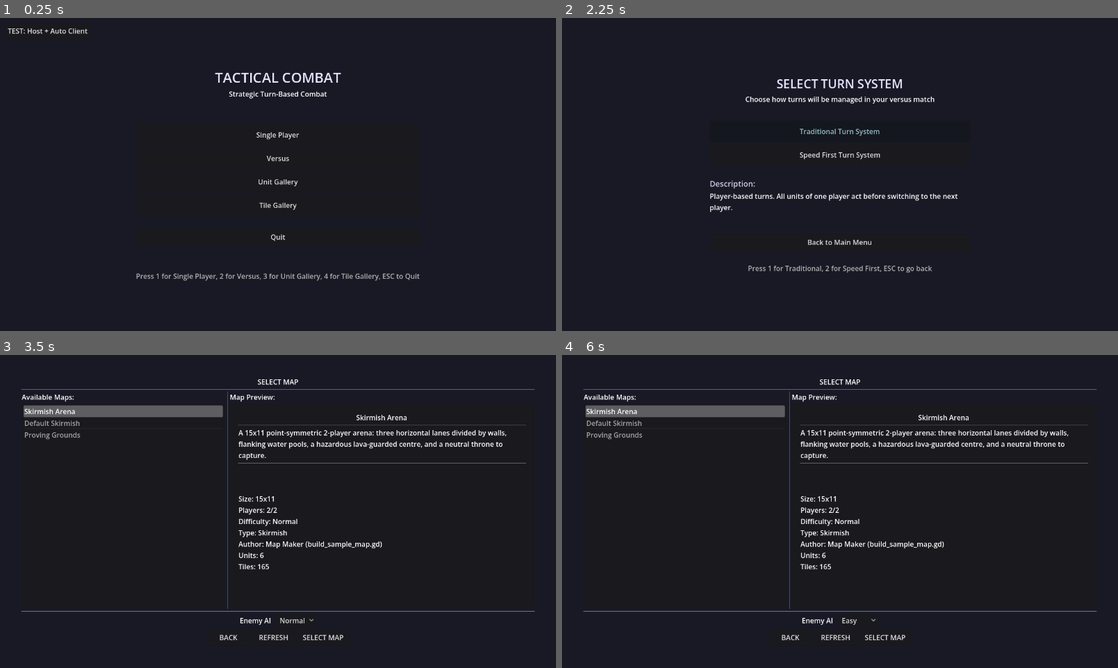
Above: before the commit, frames 1-4 (two rows, left to right).
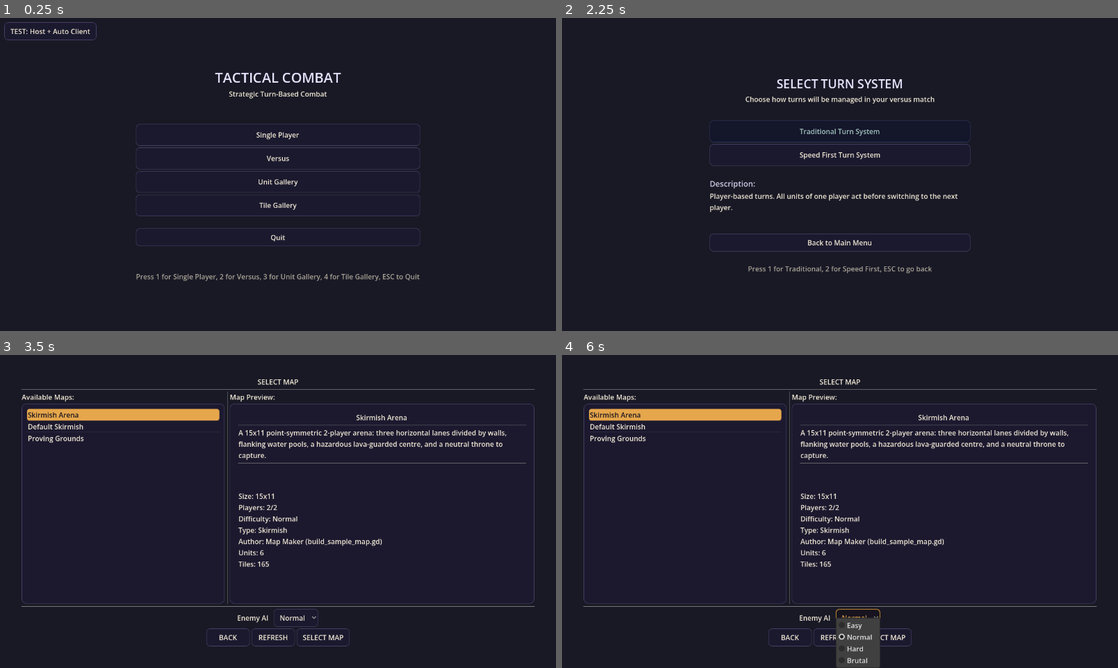
Above: after the commit, the same moments.

Repository: K-ennethA/Conquest
Game: Godot game, scene res://menus/MainMenu.tscn
The game is run twice, just before and just after one commit, with the same random seed, the same clock (stepped at 60 frames per second) and the same inputs.
Inputs:
- Up to frame 1 (0.25 s): no input
- Up to frame 2 (2.25 s): click "Single Player" at 0.5 s; click "Back to Main Menu" at 1.25 s; click "Single Player" at 2 s
- Up to frame 3 (3.5 s): click "Traditional Turn System" at 2.75 s
- Up to frame 4 (6 s): click "BACK" at 3.5 s; click "Speed First Turn System" at 4.25 s; click "Normal" at 5 s; click "Normal" at 5.75 s

The runs differ from the first frame. In frame 1, 1.9% of the frame differs, in the area x 0-76%, y 1-84%; in frame 2, 1.3%; in frame 3, 5.3%; in frame 4, 6.3%, in the area x 3-97%, y 7-100%.

Commit message:
UI restyle: uniform amber HUD buttons, theme the stray HUD panels + the menus
From the first on-device screenshots:

- HUD command buttons were a mix of hardcoded blue/red/grey styleboxes fighting
  the amber theme. ConquestTheme.apply_to() now also strips per-button colour
  styleboxes (normal/hover/pressed/disabled/focus), so every command button shares
  the one amber look.
- PlayerTurnPanel (the big blue "Player's Turn" box) and UnitInfoPanel live under
  the UI CanvasLayer, OUTSIDE GameUILayout, and are added at runtime -- so the
  one-shot restyle never reached them (hence the blue clash). Refactored the apply
  logic into ConquestTheme.apply_to(root) and had each of those panels theme
  ITSELF in _ready, which is timing- and location-independent. UILayoutManager now
  calls the same helper.
- Menus were unstyled dark with near-invisible buttons. Added MenuTheme -- a
  sleeker dark "Pokemon Legends" register (deep translucent panels, cream text,
  gold accent, styled ItemList/OptionButton/Buttons) -- and applied it to the main
  menu, turn-system select, and map select. Other menus can adopt it the same way.

Two-theme split now: amber ConquestTheme for the battle HUD, dark MenuTheme for
out-of-battle menus. Gate: import clean, boot clean, full suite 244 passing /
3 failing (only the pre-existing MP-lobby votes).

Co-Authored-By: Claude Opus 4.8 <noreply@anthropic.com>

Diff:
--- a/game/ui/layout/UILayoutManager.gd
+++ b/game/ui/layout/UILayoutManager.gd
@@ -44,20 +44,8 @@
 	is_layout_initialized = true
 
 func _apply_theme() -> void:
-	"""Apply ConquestTheme to this HUD, amber-ify all panel backgrounds, and clear
-	hardcoded font colours so text uses the theme's readable ink on the amber
-	ground (labels styled via a LabelSettings resource keep their own look)."""
-	theme = ConquestTheme.build()
-	_restyle_tree(self)
-
-func _restyle_tree(node: Node) -> void:
-	for child in node.get_children():
-		if child is Panel or child is PanelContainer:
-			ConquestTheme.style_panel_background(child)
-		# Drop baked-in white/grey font colours -> fall back to the theme ink.
-		if (child is Label or child is Button) and child.has_theme_color_override("font_color"):
-			child.remove_theme_color_override("font_color")
-		_restyle_tree(child)
+	"""Apply the amber ConquestTheme to this HUD subtree (panels, buttons, text)."""
+	ConquestTheme.apply_to(self)
 
 func _initialize_layout() -> void:
 	"""Initialize the layout system with proper sizing and constraints"""
--- a/game/ui/panels/PlayerTurnPanel.gd
+++ b/game/ui/panels/PlayerTurnPanel.gd
@@ -34,6 +34,10 @@
 		print("End Turn button connected")
 	else:
 		print("ERROR: End Turn button not found!")
+
+	# Match the amber HUD look (this panel lives outside GameUILayout, so it
+	# themes itself).
+	ConquestTheme.apply_to(self)
 
 	# Initial update
 	_update_display()
--- a/game/ui/panels/UnitInfoPanel.gd
+++ b/game/ui/panels/UnitInfoPanel.gd
@@ -35,6 +35,9 @@
 	GameEvents.unit_deselected.connect(_on_unit_deselected)
 	GameEvents.unit_hover_started.connect(_on_unit_hover_started)
 	GameEvents.unit_hover_ended.connect(_on_unit_hover_ended)
+
+	# Match the amber HUD look (lives outside GameUILayout, so themes itself).
+	ConquestTheme.apply_to(self)
 
 	# Hide panel initially
 	_hide_panel()
--- a/game/ui/theme/ConquestTheme.gd
+++ b/game/ui/theme/ConquestTheme.gd
@@ -151,6 +151,30 @@
 		node.add_theme_stylebox_override("panel", panel_box())
 
 
+## Apply the whole amber look to [param root] and its subtree: set the theme,
+## amber-ify every panel background, and strip baked-in font colours / per-button
+## colour styleboxes so everything shares the one look. Each HUD panel calls this
+## on itself in _ready, so it works no matter when/where the panel is added.
+static func apply_to(root: Control) -> void:
+	if root == null:
+		return
+	root.theme = build()
+	_restyle(root)
+
+
+static func _restyle(node: Node) -> void:
+	for child in node.get_children():
+		if child is Panel or child is PanelContainer:
+			style_panel_background(child)
+		if (child is Label or child is Button) and child.has_theme_color_override("font_color"):
+			child.remove_theme_color_override("font_color")
+		if child is Button or child is OptionButton:
+			for s in ["normal", "hover", "pressed", "disabled", "focus"]:
+				if child.has_theme_stylebox_override(s):
+					child.remove_theme_stylebox_override(s)
+		_restyle(child)
+
+
 ## Colour for a move/ability element tag; falls back to amber for unknowns.
 static func element_color(element: String) -> Color:
 	match element.to_lower():
--- /dev/null
+++ b/game/ui/theme/MenuTheme.gd
@@ -0,0 +1,96 @@
+class_name MenuTheme
+extends RefCounted
+
+## Theme for the out-of-battle menus (main menu, setup, map/roster select) in the
+## sleeker dark "Pokemon Legends" register: deep translucent panels, light cream
+## text, and a warm gold accent that ties back to the battle HUD ([ConquestTheme]).
+## Apply with [code]control.theme = MenuTheme.build()[/code] on a menu scene root.
+
+const DARK := Color("17141f")
+const PANEL := Color("1c1930")
+const PANEL_HI := Color("2a2542")
+const BORDER := Color("4a4368")
+const GOLD := Color("e6a64b")
+const GOLD_DK := Color("b27f2b")
+const CREAM := Color("f2ead6")
+const CREAM_DIM := Color("b7adc6")
+const INK := Color("17141f")
+
+
+static func _panel_box() -> StyleBoxFlat:
+	var sb := StyleBoxFlat.new()
+	sb.bg_color = PANEL
+	sb.bg_color.a = 0.94
+	sb.set_corner_radius_all(10)
+	sb.set_border_width_all(1)
+	sb.border_color = BORDER
+	sb.set_content_margin_all(12)
+	return sb
+
+
+static func _button_box(fill: Color, border: Color, border_w: int = 1) -> StyleBoxFlat:
+	var sb := StyleBoxFlat.new()
+	sb.bg_color = fill
+	sb.set_corner_radius_all(8)
+	sb.set_border_width_all(border_w)
+	sb.border_color = border
+	sb.content_margin_left = 14
+	sb.content_margin_right = 14
+	sb.content_margin_top = 9
+	sb.content_margin_bottom = 9
+	return sb
+
+
+static func _selected_box(fill: Color) -> StyleBoxFlat:
+	var sb := StyleBoxFlat.new()
+	sb.bg_color = fill
+	sb.set_corner_radius_all(6)
+	sb.content_margin_left = 8
+	sb.content_margin_right = 8
+	sb.content_margin_top = 4
+	sb.content_margin_bottom = 4
+	return sb
+
+
+static func build() -> Theme:
+	var t := Theme.new()
+
+	# Panels
+	t.set_stylebox("panel", "Panel", _panel_box())
+	t.set_stylebox("panel", "PanelContainer", _panel_box())
+
+	# Labels: light cream on the dark ground.
+	t.set_color("font_color", "Label", CREAM)
+
+	# Buttons: dark translucent, gold-edged on hover, gold text on hover/press.
+	t.set_stylebox("normal", "Button", _button_box(Color(PANEL.r, PANEL.g, PANEL.b, 0.85), BORDER))
+	t.set_stylebox("hover", "Button", _button_box(PANEL_HI, GOLD, 2))
+	t.set_stylebox("pressed", "Button", _button_box(DARK, GOLD_DK, 2))
+	t.set_stylebox("disabled", "Button", _button_box(Color(PANEL.r, PANEL.g, PANEL.b, 0.5), BORDER))
+	var focus := _button_box(Color(0, 0, 0, 0), GOLD, 2)
+	t.set_stylebox("focus", "Button", focus)
+	t.set_color("font_color", "Button", CREAM)
+	t.set_color("font_hover_color", "Button", GOLD)
+	t.set_color("font_pressed_color", "Button", GOLD)
+	t.set_color("font_disabled_color", "Button", CREAM_DIM)
+
+	# OptionButton mirrors Button.
+	t.set_stylebox("normal", "OptionButton", _button_box(Color(PANEL.r, PANEL.g, PANEL.b, 0.85), BORDER))
+	t.set_stylebox("hover", "OptionButton", _button_box(PANEL_HI, GOLD, 2))
+	t.set_stylebox("pressed", "OptionButton", _button_box(DARK, GOLD_DK, 2))
+	t.set_stylebox("focus", "OptionButton", focus)
+	t.set_color("font_color", "OptionButton", CREAM)
+	t.set_color("font_hover_color", "OptionButton", GOLD)
+
+	# ItemList (map/roster lists): dark rows, gold selection.
+	t.set_stylebox("panel", "ItemList", _panel_box())
+	t.set_color("font_color", "ItemList", CREAM)
+	t.set_color("font_selected_color", "ItemList", INK)
+	t.set_color("font_hovered_color", "ItemList", GOLD)
+	t.set_stylebox("selected", "ItemList", _selected_box(GOLD))
+	t.set_stylebox("selected_focus", "ItemList", _selected_box(GOLD))
+	t.set_stylebox("hovered", "ItemList", _selected_box(PANEL_HI))
+	t.set_stylebox("cursor", "ItemList", _button_box(Color(0, 0, 0, 0), GOLD, 1))
+	t.set_stylebox("cursor_unfocused", "ItemList", _button_box(Color(0, 0, 0, 0), BORDER, 1))
+
+	return t
--- a/menus/MainMenu.gd
+++ b/menus/MainMenu.gd
@@ -14,6 +14,7 @@
 
 func _ready() -> void:
 	print("[DEBUG] MainMenu: _ready() called")
+	theme = MenuTheme.build()  # dark Legends-style menu look
 
 	# Add AutoClientDetector test
 	var autoclient_test = Node.new()
--- a/menus/MapSelection.gd
+++ b/menus/MapSelection.gd
@@ -24,6 +24,7 @@
 
 func _ready() -> void:
 	print("MapSelection: Initializing map selection UI")
+	theme = MenuTheme.build()  # dark Legends-style menu look
 
 	# Connect signals
 	if map_list:
--- a/menus/TurnSystemSelection.gd
+++ b/menus/TurnSystemSelection.gd
@@ -18,6 +18,7 @@
 var selected_turn_system: TurnSystemBase.TurnSystemType = TurnSystemBase.TurnSystemType.TRADITIONAL
 
 func _ready() -> void:
+	theme = MenuTheme.build()  # dark Legends-style menu look
 	# Connect button signals
 	if traditional_button:
 		traditional_button.pressed.connect(_on_traditional_pressed)
